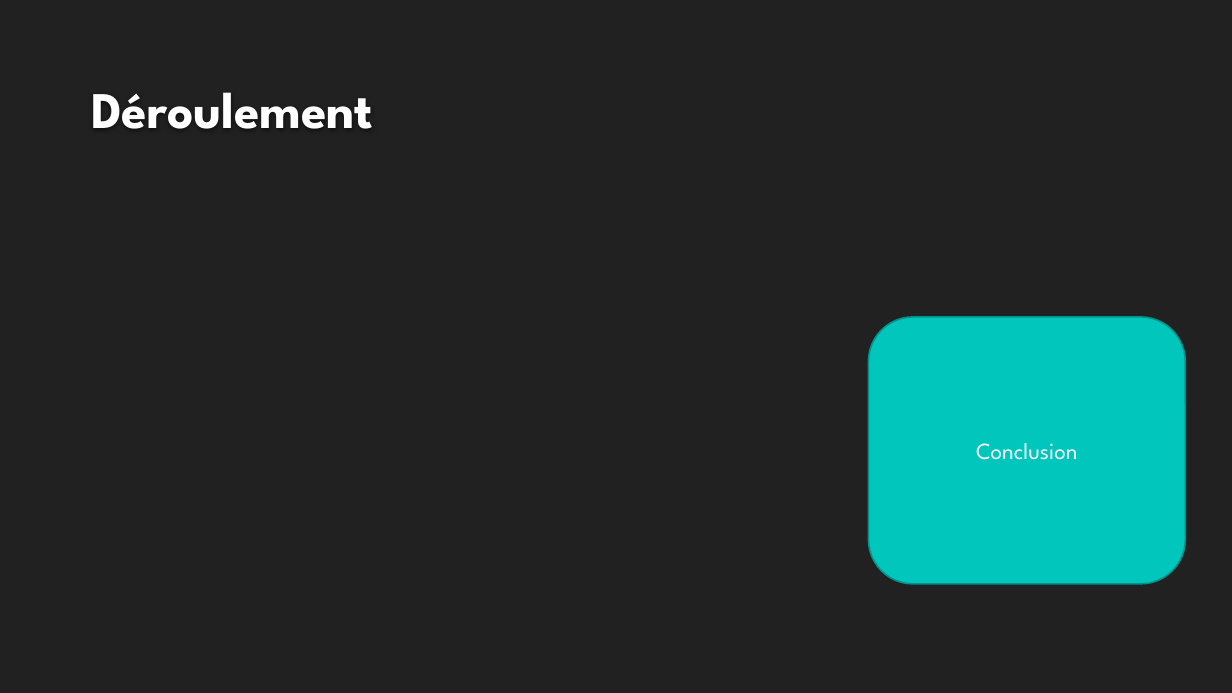
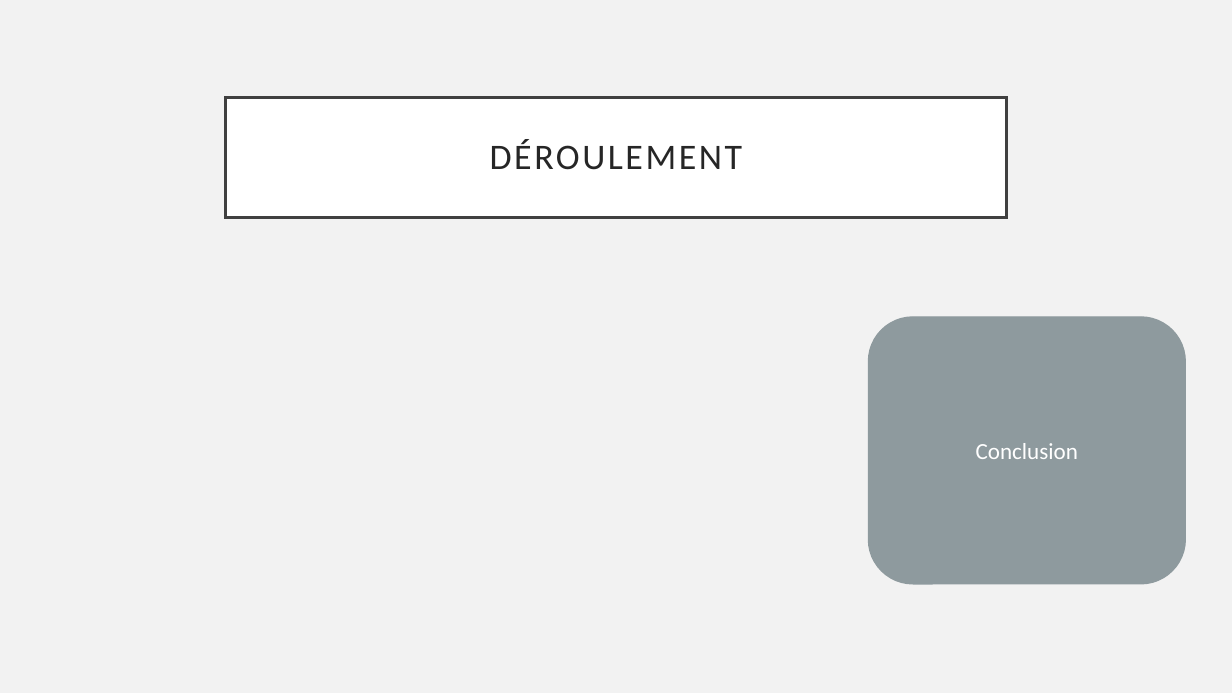
Before and after one commit to JeremyGfeller/Pre-TPi, a slide deck: slide 10 of Documentation/Présentation.pptx (slide 8 before the commit). Drawn at 1232x693 pixels with LibreOffice and Linux fonts; fonts in the diff are those of the drawing; background and template pictures are left out. Boxes give left, top, right and bottom in pixels: in the first picture for what was removed or moved away, otherwise in the second. Text is boxed around its words. In the diff, an @@ line names an element or a change of style, - is before the commit and + after.

```diff
--- a/Documentation/Présentation.pptx
+++ b/Documentation/Présentation.pptx
@@ background #212121 to #F2F2F2 @@
@@ title "DÉROULEMENT": place and size @@
-title "DÉROULEMENT" at <box>91,92,373,129</box>
+title "DÉROULEMENT" at <box>226,97,1006,217</box>
@@ title "DÉROULEMENT" at <box>226,97,1006,217</box>: vertical alignment bottom to middle; fill none to #FFFFFF; outline none to #404040 2.5 pt @@
@@ title at <box>490,139,742,170</box>: text changed; size 40 to 28 pt; font League Spartan to Calibri; text colour #FEFEFE to #262626; bold off @@
-Déroulement
+DÉROULEMENT
@@ rounded rectangle "Conclusion" at <box>869,317,1186,584</box>: font League Spartan to Calibri; fill #00C6BB to #8E9A9E; outline #00928A 1.25 pt to #8E9A9E 1 pt @@
```
Also in this commit, not shown: 4 other slides changed, 6 slides added, 4 slides removed, 3 other files.
